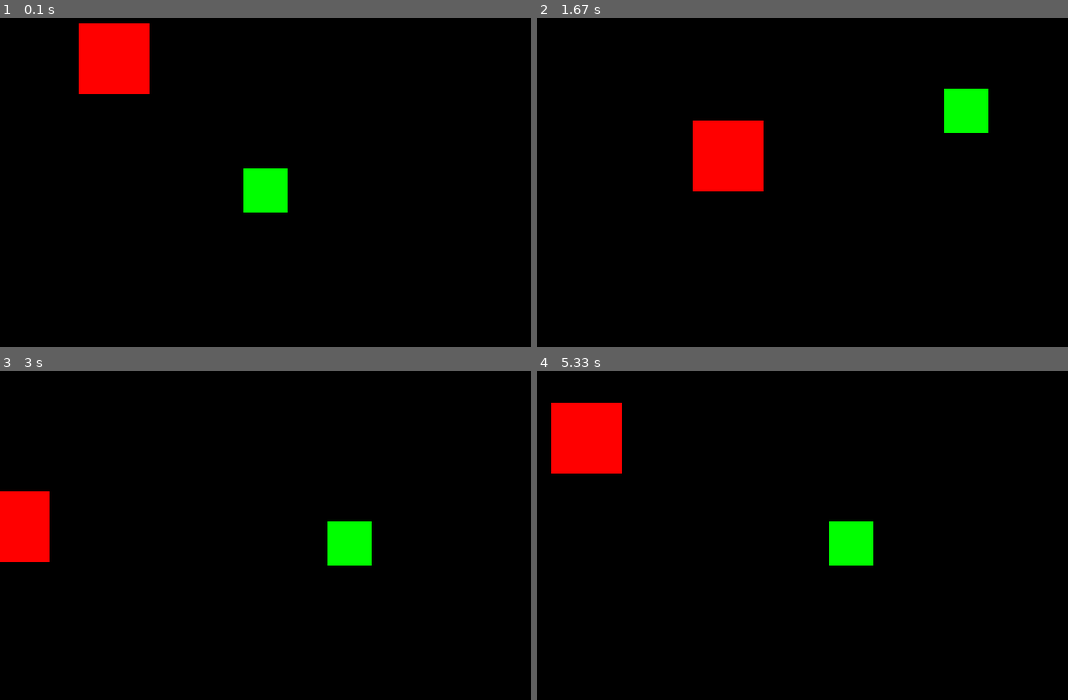
Above: before the commit, frames 1-4 (two rows, left to right).
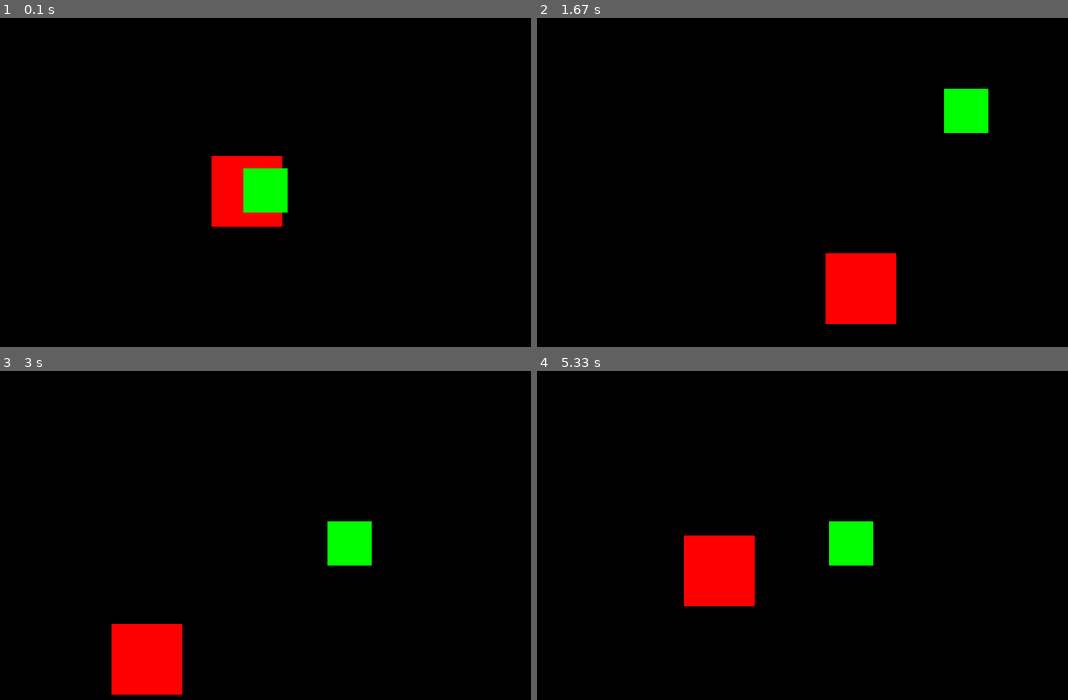
Above: after the commit, the same moments.

Repository: hsiang086/crc-static-exhibition
Game: pygame game, started from main/third_scene.py
Same seed, same stepped clock (60 frames per second), same inputs: the game is played once before the commit and once after it.
Inputs:
- Up to frame 1 (0.1 s): no input
- Up to frame 2 (1.67 s): tap M at 0.33 s; hold Right 0.67-1.13 s; hold Up 1.17-1.47 s; hold Right from 1.5 s (still down)
- Up to frame 3 (3 s): release Right at 1.97 s; hold Left 2-2.53 s; hold Down 2.57-2.87 s; hold Left from 2.9 s (still down)
- Up to frame 4 (5.33 s): release Left at 3.3 s; hold Up 3.33-3.7 s; hold Right 3.73-4.37 s; hold Down 4.4-4.77 s; hold Left 4.8-5.27 s; hold Right from 5.3 s (still down)

The runs differ from the first frame. In frame 1, 4.7% of the frame differs, in the area x 14-54%, y 1-64%; in frame 2, 5.7%, in the area x 29-68%, y 31-94%; in frame 3, 4.9%; in frame 4, 5.7%.

Commit message:
Update third_scene.py

Diff:
--- a/main/third_scene.py
+++ b/main/third_scene.py
@@ -39,7 +39,6 @@
         self.rect.centerx = x_center
         self.rect.centery = y_center
     def update(self):
-        print(self.rect.center)
         key = pygame.key.get_pressed()
         if (key[pygame.K_w] or key[pygame.K_UP]) and 0 <= self.rect.center[1]:
             self.rect.centery -= self.speed
@@ -92,16 +91,16 @@
             self.check = True
         self.count %= 3 * self.step
         if self.count < self.step and self.count > 0:
-            self.rect.centerx += (m_x * self.triangle_speed)
-            self.rect.centery += (m_y * self.triangle_speed)
+            self.rect.centerx += m_x * self.triangle_speed
+            self.rect.centery += m_y * self.triangle_speed
 
         if self.count < 2 * self.step and self.count >= self.step:
-            self.rect.centerx -= (sqrt(pow(m_x, 2) + pow(m_y,2))) * 2 * self.triangle_speed
+            self.rect.centerx -= sqrt(pow(m_x, 2) + pow(m_y,2)) * 2 * self.triangle_speed
             # self.rect.centery += m_y - m_y * speed
 
         if self.count < 3 * self.step and self.count >= 2 * self.step:
-            self.rect.centerx += (m_x * self.triangle_speed)
-            self.rect.centery -= (m_y * self.triangle_speed)
+            self.rect.centerx += m_x * self.triangle_speed
+            self.rect.centery -= m_y * self.triangle_speed
 
 
 
@@ -130,8 +129,8 @@
             rand_num = random.randint(0,1)
             if rand_num == 0:
                 self.movecircle_bool = True
-                self.circle_centerx = self.rect.centerx - self.r
-                self.circle_centery = self.rect.centery
+                self.circle_centerx = self.rect.centerx
+                self.circle_centery = self.rect.centery + self.r
             else :
                 self.movecircle_bool = False
             self.movetriangle_bool = True if rand_num == 1 else False
